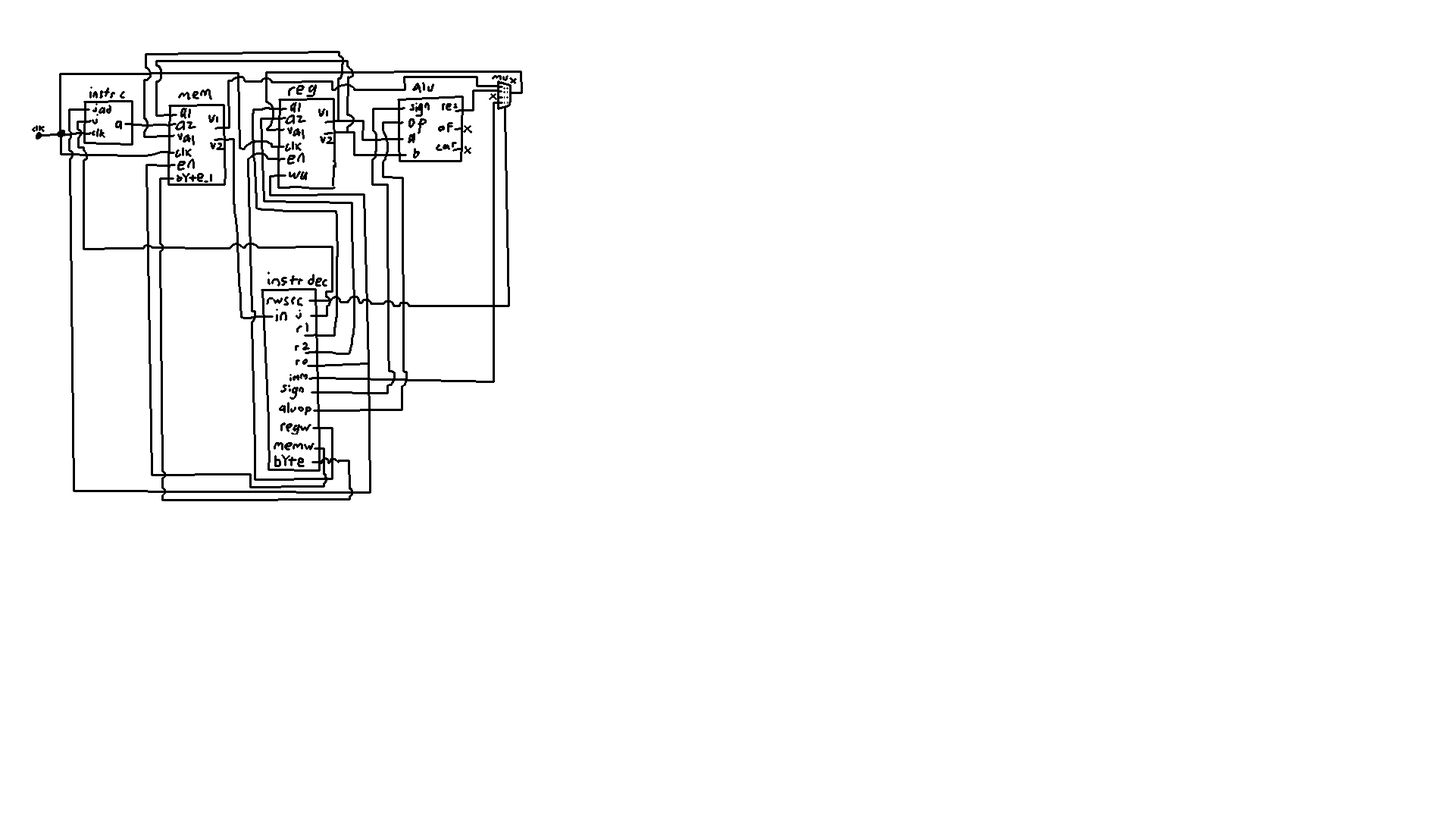
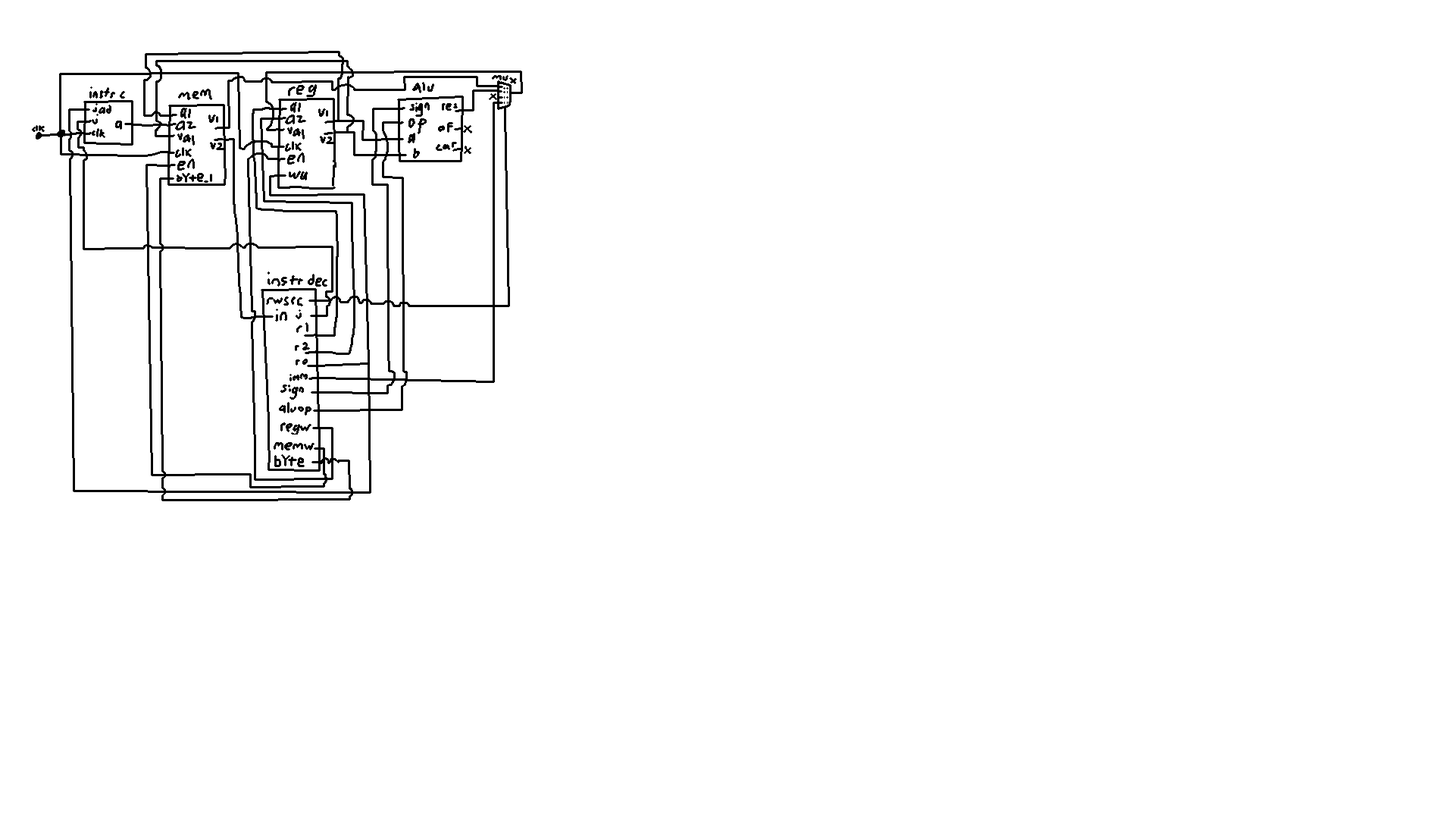
Comparing the layer stacks of the two 1455px x 819px images. Changes:
painted on "2" over (x1=143, y1=110, x2=170, y2=138)
